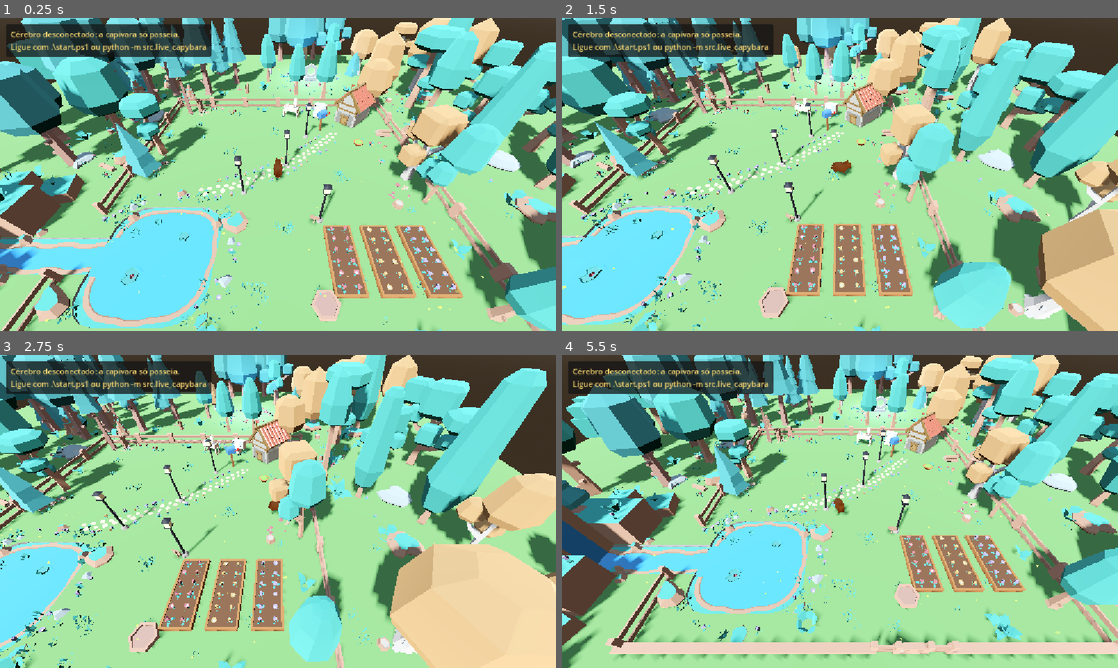
Above: before the commit, frames 1-4 (two rows, left to right).
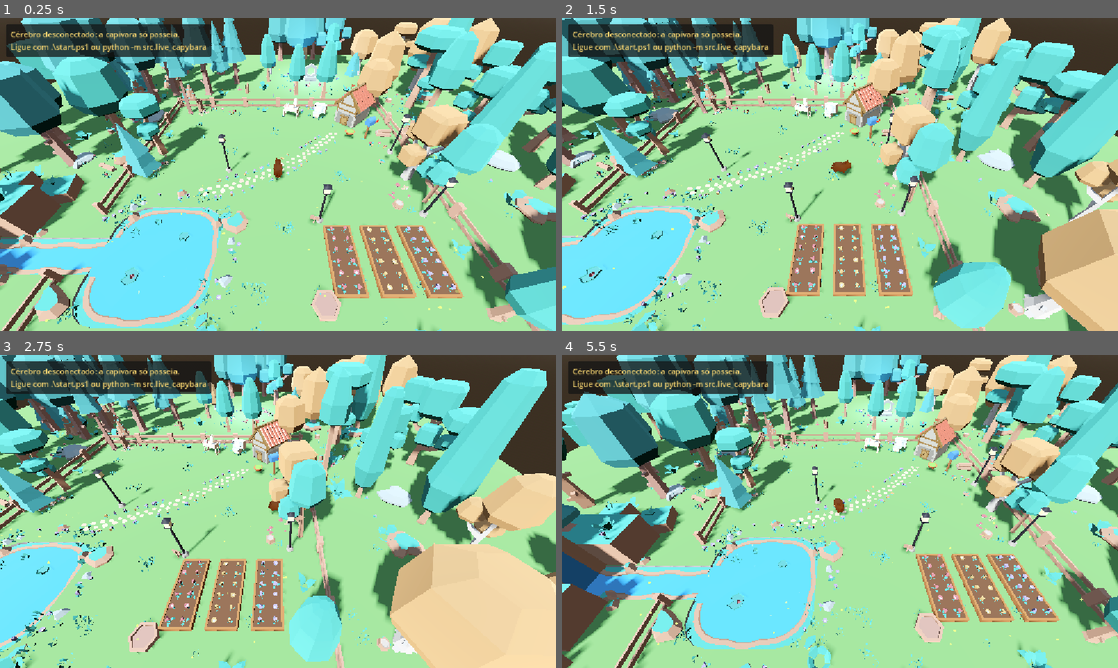
Above: after the commit, the same moments.

Repository: MatheusPatricioo/capivara-ia
Game: Godot game, scene res://scenes/world.tscn
Two runs of this game, one before a commit and one after it. Both use one fixed random seed, a clock stepped at 60 frames per second and the inputs below.
Inputs (mouse positions are in pixels of both pictures, inside the frame that each line leads up to):
- Up to frame 1 (0.25 s): no input
- Up to frame 2 (1.5 s): move the mouse to (962, 158) at 0.52 s; hold D (move_right) 0.53-1.28 s; hold Tab (toggle_control_mode) 0.53-1.28 s; click (962, 158) at 0.67 s; move the mouse to (728, 190) at 1.27 s; hold S (move_backward) from 1.28 s (still down); tap Tab (toggle_control_mode) at 1.35 s
- Up to frame 3 (2.75 s): move the mouse to (333, 442) at 2.02 s; release S (move_backward) at 2.03 s; hold D (move_right) from 2.03 s (still down); hold Tab (toggle_control_mode) from 2.03 s (still down)
- Up to frame 4 (5.5 s): move the mouse to (812, 574) at 2.77 s; release D (move_right) at 2.78 s; release Tab (toggle_control_mode) at 2.78 s; hold W (move_forward) 2.78-3.53 s; tap Tab (toggle_control_mode) at 2.85, 4.35 s; click (812, 574) at 2.92 s; move the mouse to (1006, 558) at 3.52 s; hold Tab (toggle_control_mode) 3.53-4.28 s; hold A (move_left) 3.53-5.03 s; move the mouse to (673, 464) at 4.27 s; move the mouse to (867, 511) at 5.02 s; hold S (move_backward) from 5.03 s (still down); hold Tab (toggle_control_mode) from 5.03 s (still down); click (867, 511) at 5.17 s

The runs differ from the first frame. In frame 1, 0.9% of the frame differs, in the area x 39-83%, y 27-64%; in frame 2, 0.8%; in frame 3, 0.8%; in frame 4, 56%, in the area x 0-100%, y 0-100%.

Commit message:
fix: keep the desk and writing desk clickable after the editor saves the world scene
The connections from the ClickArea inside each instanced prop were dropped by the
editor on save, since the world scene does not own those inner nodes. ClickableProp
re-emits the click from the prop root, and the world connects to the root instead.

Diff:
--- a/world/scenes/props/desk.tscn
+++ b/world/scenes/props/desk.tscn
@@ -5,6 +5,7 @@
 [ext_resource type="PackedScene" path="res://assets/furniture/Models/GLTF format/computerKeyboard.glb" id="3_computer_keyboard"]
 [ext_resource type="Script" path="res://scripts/interaction_point.gd" id="4_interaction_point"]
 [ext_resource type="Script" path="res://scripts/props/clickable_area.gd" id="5_clickable_area"]
+[ext_resource type="Script" path="res://scripts/props/clickable_prop.gd" id="6_clickable_prop"]
 
 [sub_resource type="BoxShape3D" id="BoxShape3D_crate"]
 size = Vector3(0.4, 0.25, 0.3)
@@ -13,6 +14,7 @@
 size = Vector3(0.36, 0.32, 0.4)
 
 [node name="Desk" type="StaticBody3D"]
+script = ExtResource("6_clickable_prop")
 input_ray_pickable = false
 
 [node name="Crate" parent="." instance=ExtResource("1_cardboard_box")]
--- a/world/scenes/props/writing_desk.tscn
+++ b/world/scenes/props/writing_desk.tscn
@@ -5,6 +5,7 @@
 [ext_resource type="PackedScene" path="res://assets/furniture/Models/GLTF format/lampRoundTable.glb" id="3_table_lamp"]
 [ext_resource type="Script" path="res://scripts/props/clickable_area.gd" id="4_clickable_area"]
 [ext_resource type="Script" path="res://scripts/props/night_light.gd" id="5_night_light"]
+[ext_resource type="Script" path="res://scripts/props/clickable_prop.gd" id="6_clickable_prop"]
 
 ; Her writing desk: a small table with drawers, a pile of books (her diary among them),
 ; a letter being written and a lamp that turns on at night. Clicking it opens her letters
@@ -26,6 +27,7 @@
 size = Vector3(0.6, 0.75, 0.45)
 
 [node name="WritingDesk" type="StaticBody3D"]
+script = ExtResource("6_clickable_prop")
 input_ray_pickable = false
 
 [node name="SideTable" parent="." instance=ExtResource("1_side_table")]
--- a/world/scenes/world.tscn
+++ b/world/scenes/world.tscn
@@ -99,17 +99,17 @@
 [ext_resource type="PackedScene" uid="uid://dh6rmbe1fxv5i" path="res://assets/nature/Models/GLTF format/tree_tall.glb" id="kit_tree_tall"]
 [ext_resource type="PackedScene" uid="uid://bnb8c16x0bkct" path="res://assets/nature/Models/GLTF format/tree_thin.glb" id="kit_tree_thin"]
 [ext_resource type="PackedScene" uid="uid://cvamsv28d0m4u" path="res://assets/nature/Models/GLTF format/tree_thin_fall.glb" id="kit_tree_thin_fall"]
+[ext_resource type="PackedScene" path="res://scenes/props/lamp_post.tscn" id="lamp_post"]
+[ext_resource type="PackedScene" path="res://scenes/props/mailbox.tscn" id="mailbox"]
 [ext_resource type="Script" uid="uid://bkryivid2jl7w" path="res://scripts/props/observable.gd" id="observable"]
 [ext_resource type="Script" uid="uid://dyr6lm16r7w4d" path="res://scripts/props/path_flowers.gd" id="path_flowers"]
 [ext_resource type="PackedScene" path="res://scenes/props/round_prop.tscn" id="round_prop"]
 [ext_resource type="Script" uid="uid://gbpeuysh0a8d" path="res://scripts/props/scatter_patch.gd" id="scatter_patch"]
 [ext_resource type="Script" uid="uid://cw5lg5n8c8ph3" path="res://scripts/props/stepping_stones.gd" id="stepping_stones"]
 [ext_resource type="PackedScene" path="res://scenes/props/waterfall.tscn" id="waterfall"]
-[ext_resource type="Script" path="res://scripts/world_sky.gd" id="world_sky"]
-[ext_resource type="PackedScene" path="res://scenes/props/mailbox.tscn" id="mailbox"]
+[ext_resource type="Script" uid="uid://cfp3tmwrvk1xx" path="res://scripts/world_sky.gd" id="world_sky"]
 [ext_resource type="PackedScene" path="res://scenes/props/writing_desk.tscn" id="writing_desk"]
-[ext_resource type="PackedScene" path="res://scenes/props/lamp_post.tscn" id="lamp_post"]
-[ext_resource type="Script" path="res://scripts/writing_desk/writing_desk_viewer.gd" id="writing_desk_viewer"]
+[ext_resource type="Script" uid="uid://np7fn8eueqpg" path="res://scripts/writing_desk/writing_desk_viewer.gd" id="writing_desk_viewer"]
 
 [sub_resource type="ProceduralSkyMaterial" id="ProceduralSkyMaterial_sky"]
 
@@ -148,7 +148,7 @@
 directional_shadow_mode = 1
 directional_shadow_max_distance = 30.0
 
-[node name="Sky" type="Node3D" parent="." node_paths=PackedStringArray("sun", "world_environment")]
+[node name="Sky" type="Node3D" parent="." unique_id=832911869 node_paths=PackedStringArray("sun", "world_environment")]
 script = ExtResource("world_sky")
 sun = NodePath("../Sun")
 world_environment = NodePath("../Environment")
@@ -940,7 +940,7 @@
 [node name="Desk" parent="Workspace" unique_id=1418082160 instance=ExtResource("4_desk")]
 transform = Transform3D(1.4717144, 0, -0.62773937, 0, 1.6, 0, 0.62773937, 0, 1.4717144, 2, 0, -4.7)
 
-[node name="WritingDesk" parent="Workspace" instance=ExtResource("writing_desk")]
+[node name="WritingDesk" parent="Workspace" unique_id=248875606 instance=ExtResource("writing_desk")]
 transform = Transform3D(1.4717144, 0, -0.62773937, 0, 1.6, 0, 0.62773937, 0, 1.4717144, 0.7, 0, -4.65)
 
 [node name="Home" type="Node3D" parent="." unique_id=533113209 groups=["navigation_source"]]
@@ -949,23 +949,23 @@
 transform = Transform3D(1.288247, 0, -1.2571474, 0, 1.8, 0, 1.2571474, 0, 1.288247, 3.9, 0, -4)
 
 [node name="FoodBowl" parent="Home" unique_id=956629825 instance=ExtResource("41_food_bowl")]
-transform = Transform3D(0.4740882, 0, -0.88047737, 0, 1, 0, 0.88047737, 0, 0.4740882, 3.9, 0, -2.1)
-
-[node name="Mailbox" parent="Home" instance=ExtResource("mailbox")]
-transform = Transform3D(0.559, 0, -0.829, 0, 1, 0, 0.829, 0, 0.559, 2.2, 0, -3.3)
-
-[node name="GardenLights" type="Node3D" parent="." groups=["navigation_source"]]
-
-[node name="LampPostByTheDoor" parent="GardenLights" instance=ExtResource("lamp_post")]
-transform = Transform3D(1, 0, 0, 0, 1, 0, 0, 0, 1, 1.4, 0, -2.7)
-
-[node name="LampPostMidPath" parent="GardenLights" instance=ExtResource("lamp_post")]
-transform = Transform3D(1, 0, 0, 0, 1, 0, 0, 0, 1, 0.35, 0, -0.55)
-
-[node name="LampPostByThePond" parent="GardenLights" instance=ExtResource("lamp_post")]
-transform = Transform3D(1, 0, 0, 0, 1, 0, 0, 0, 1, -1.3, 0, 1.0)
-
-[node name="LampPostByTheGarden" parent="GardenLights" instance=ExtResource("lamp_post")]
+transform = Transform3D(0.4740882, 0, -0.88047737, 0, 1, 0, 0.88047737, 0, 0.4740882, 3.5898576, 0.22595668, -2.695372)
+
+[node name="Mailbox" parent="Home" unique_id=519050397 instance=ExtResource("mailbox")]
+transform = Transform3D(0.559, 0, -0.829, 0, 1, 0, 0.829, 0, 0.559, 4.3750887, 0.007526338, -2.5905187)
+
+[node name="GardenLights" type="Node3D" parent="." unique_id=28672662 groups=["navigation_source"]]
+
+[node name="LampPostByTheDoor" parent="GardenLights" unique_id=224767944 instance=ExtResource("lamp_post")]
+transform = Transform3D(1, 0, 0, 0, 1, 0, 0, 0, 1, 4.83308, 0.4347062, -0.9167235)
+
+[node name="LampPostMidPath" parent="GardenLights" unique_id=1645671003 instance=ExtResource("lamp_post")]
+transform = Transform3D(1, 0, 0, 0, 1, 0, 0, 0, 1, -2.0602224, 0.013953209, -0.22103184)
+
+[node name="LampPostByThePond" parent="GardenLights" unique_id=1259791360 instance=ExtResource("lamp_post")]
+transform = Transform3D(0.99994296, -0.01068246, 0, 0.01068246, 0.99994296, 0, 0, 0, 1, 4.981222, 0.06842816, 2.0121255)
+
+[node name="LampPostByTheGarden" parent="GardenLights" unique_id=1057305082 instance=ExtResource("lamp_post")]
 transform = Transform3D(1, 0, 0, 0, 1, 0, 0, 0, 1, 1.4, 0, 2.2)
 
 [node name="NavigationRegion" type="NavigationRegion3D" parent="." unique_id=1730609506]
@@ -974,7 +974,7 @@
 
 [node name="ComputerScreen" parent="." unique_id=719916942 instance=ExtResource("50_computer_screen")]
 
-[node name="WritingDeskViewer" type="CanvasLayer" parent="."]
+[node name="WritingDeskViewer" type="CanvasLayer" parent="." unique_id=976436633]
 script = ExtResource("writing_desk_viewer")
 
 [node name="Observables" type="Node3D" parent="." unique_id=188773998]
@@ -1034,5 +1034,5 @@
 thing_id = &"magic_clearing"
 description = "uma clareira lá fora, depois da cerca, com pedras em roda e luzinhas brilhando"
 
-[connection signal="clicked" from="Workspace/Desk/ClickArea" to="ComputerScreen" method="open"]
-[connection signal="clicked" from="Workspace/WritingDesk/ClickArea" to="WritingDeskViewer" method="open"]
+[connection signal="clicked" from="Workspace/Desk" to="ComputerScreen" method="open"]
+[connection signal="clicked" from="Workspace/WritingDesk" to="WritingDeskViewer" method="open"]
--- /dev/null
+++ b/world/scripts/props/clickable_prop.gd
@@ -0,0 +1,15 @@
+class_name ClickableProp
+extends StaticBody3D
+
+## A piece of furniture the player can click. It re-emits the click of its ClickArea child
+## from the scene root, so the world scene connects to the root (Workspace/Desk), never to
+## the inner ClickArea: the editor only saves connections that start at nodes the world
+## scene owns, and silently drops the ones that start inside an instanced scene.
+
+signal clicked
+
+@onready var _click_area: ClickableArea = $ClickArea
+
+
+func _ready() -> void:
+	_click_area.clicked.connect(clicked.emit)
Not shown, added: world/scripts/props/clickable_prop.gd.uid
